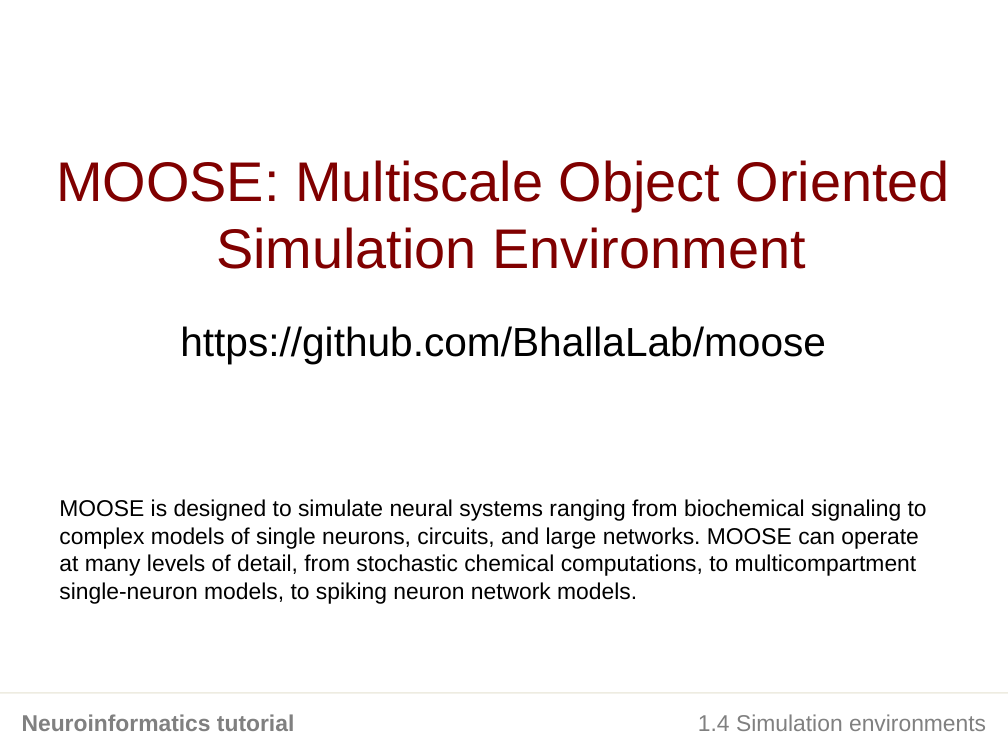
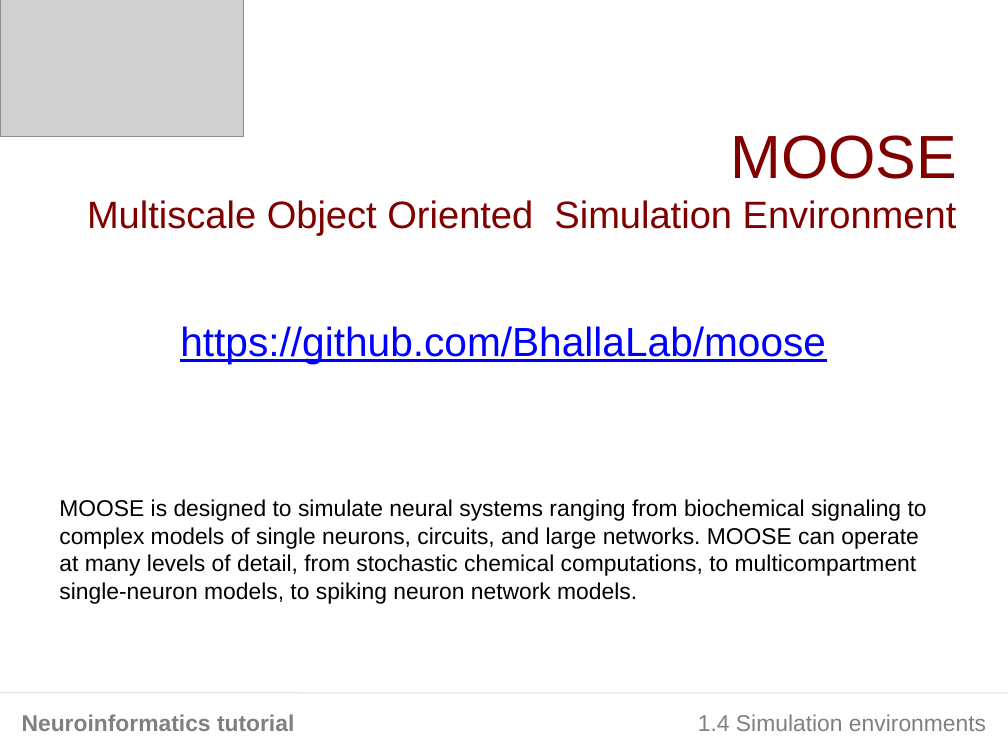
Before and after one commit to NeuralEnsemble/NeuroinformaticsTutorial, a slide deck: slide 1 of Part_1_Resources_for_computational_modellers/4_Simulation_environments/6_MOOSE.pptx. Drawn at 1008x756 pixels with LibreOffice and Linux fonts; fonts in the diff are those of the drawing; grey boxes stand for pictures. Boxes give left, top, right and bottom in pixels: in the first picture for what was removed or moved away, otherwise in the second. Text is boxed around its words. In the diff, an @@ line names an element or a change of style, - is before the commit and + after.

Commit message:
updated slides. 3 slides. Final draft.

```diff
--- a/Part_1_Resources_for_computational_modellers/4_Simulation_environments/6_MOOSE.pptx
+++ b/Part_1_Resources_for_computational_modellers/4_Simulation_environments/6_MOOSE.pptx
@@ picture added at (0,0,244,136) @@
@@ text at (87,135,957,236): text changed; size 44 to 30 pt @@
-MOOSE: Multiscale Object Oriented Simulation Environment
+MOOSE
+Multiscale Object Oriented Simulation Environment
@@ text "https://github.com/BhallaLab/moose" at (180,326,826,363): text colour #000000 to #0000FF, underline on @@
```
Also in this commit, not shown: 1 other slide changed, 1 slide added, 1 slide removed.
